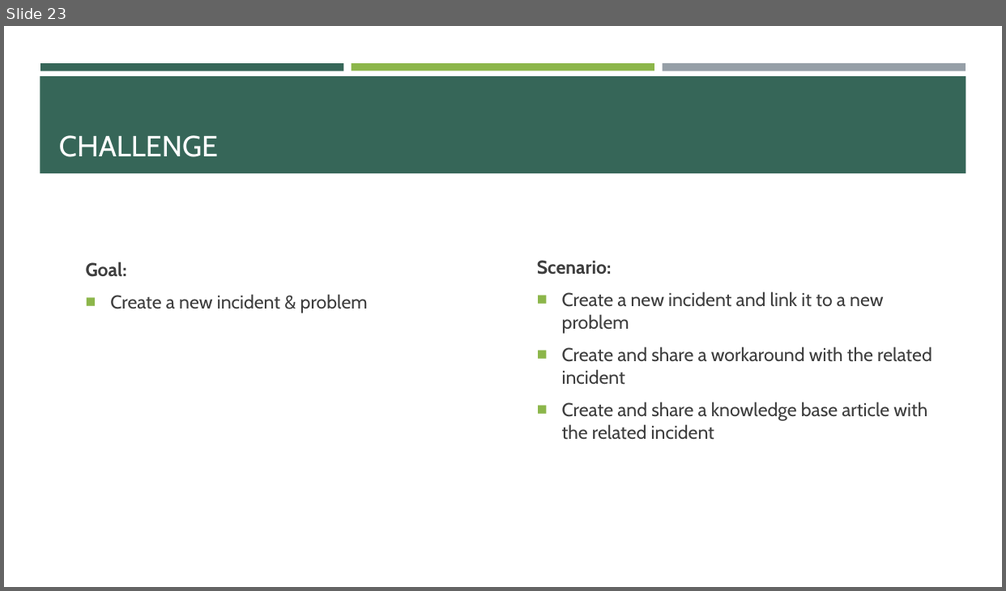
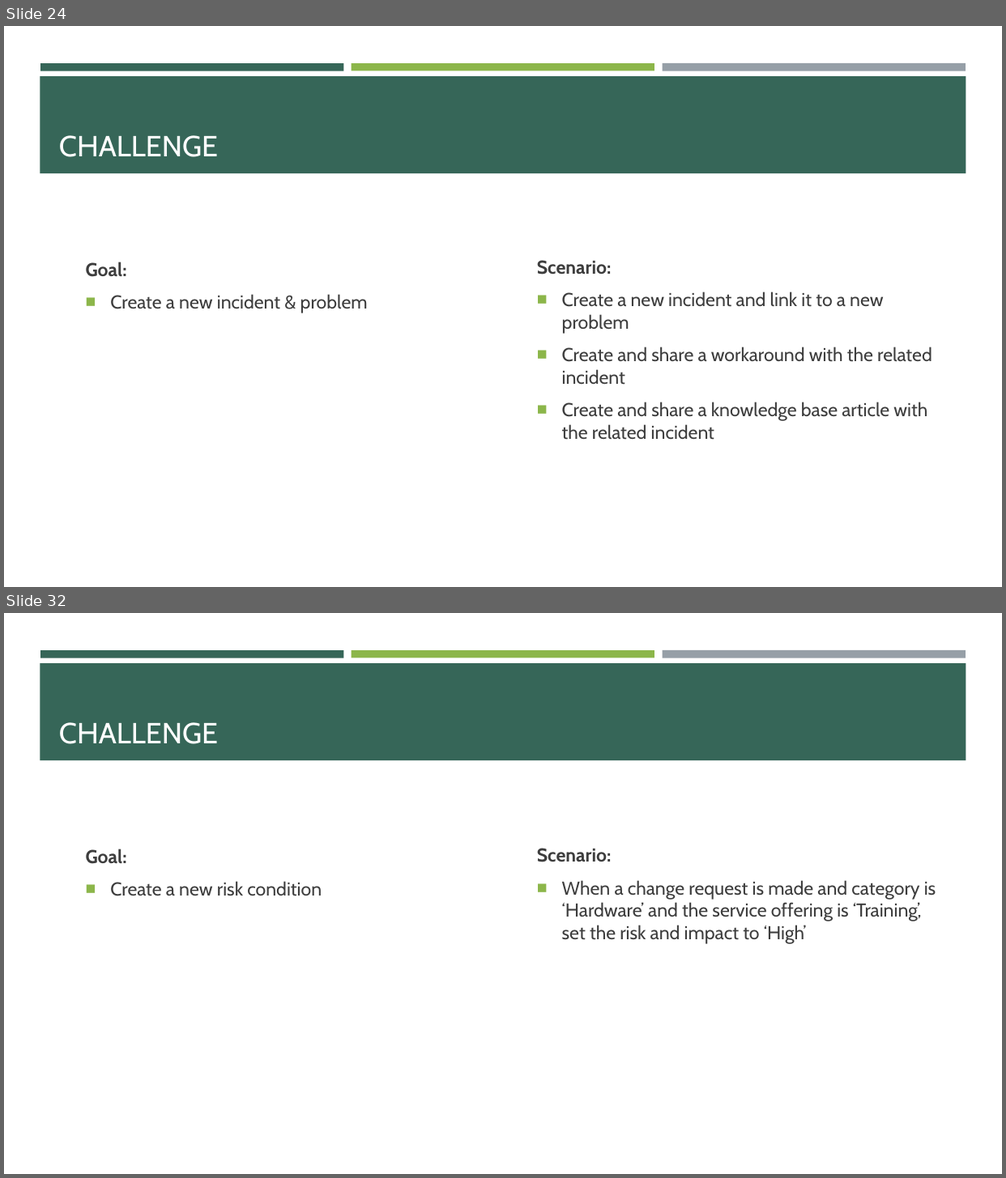
Before and after one commit to e-m-wilson/SNOW, a slide deck: Week_3/Incident_Problem_Management.pptx. Shown one above the other, each under a label of ours: slide 23 before the commit, slides 24 and 32 after it; the slides between them are not shown. The pictures are 1006x591 and 1006x1178 pixels, drawn with LibreOffice and Linux fonts; fonts in the diff are those of the drawing. Boxes give left, top, right and bottom in pixels: in the first picture for what was removed or moved away, otherwise in the second. Text is boxed around its words. In the diff, an @@ line names an element or a change of style, - is before the commit and + after.

```diff
--- a/Week_3/Incident_Problem_Management.pptx
+++ b/Week_3/Incident_Problem_Management.pptx
@@ slide 32 added at (4, 613, 1002, 1174), background #FFFFFF; not listed: 4 template elements that a slide beside it also shows @@
@@ title added at (59, 722, 218, 744), 28 pt, text #FFFFFF @@
+CHALLENGE
@@ text added at (86, 849, 322, 897), 18 pt, text #3D3D3D @@
+Goal:
+■ Create a new risk condition
@@ text added at (537, 848, 936, 944), 18 pt, text #3D3D3D @@
+Scenario:
+■ When a change request is made and category is ‘Hardware’ and the service offering is ‘Training’, set the risk and impact to ‘High’
@@ what was slide 23 is now slide 24 @@
```
Also in this commit, not shown: 1 slide changed, 21 other slides added.
